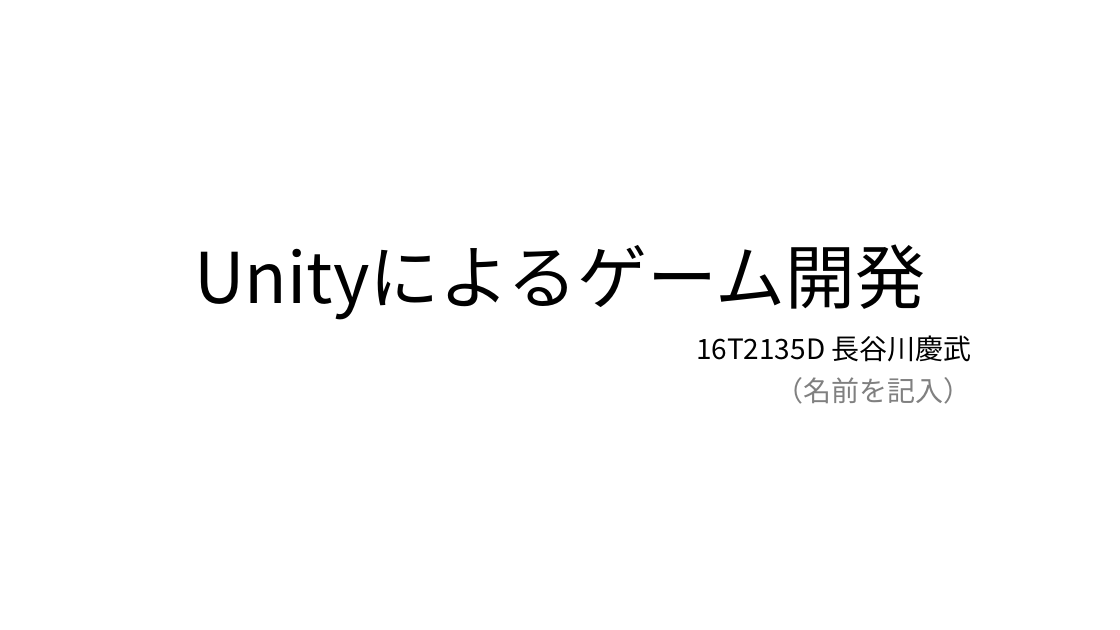
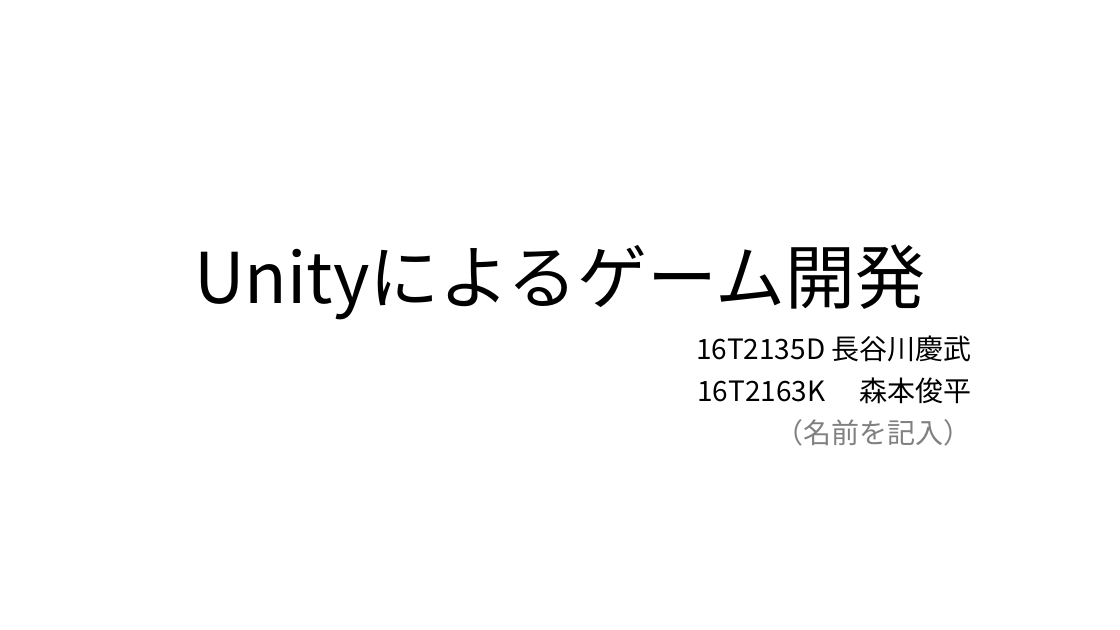
Before and after one commit to CGInteractive2018/CG_Interactive, a slide deck: slide 1 of Unityによるゲーム開発.pptx. Drawn at 1120x630 pixels with LibreOffice and Linux fonts; fonts in the diff are those of the drawing. Boxes give left, top, right and bottom in pixels: in the first picture for what was removed or moved away, otherwise in the second. Text is boxed around its words. In the diff, an @@ line names an element or a change of style, - is before the commit and + after.

```diff
--- a/Unityによるゲーム開発.pptx
+++ b/Unityによるゲーム開発.pptx
@@ subtitle at bbox=[697, 377, 972, 404]: paragraph added @@
+16T2163K 森本俊平
```
Also in this commit, not shown: 1 slide added.
